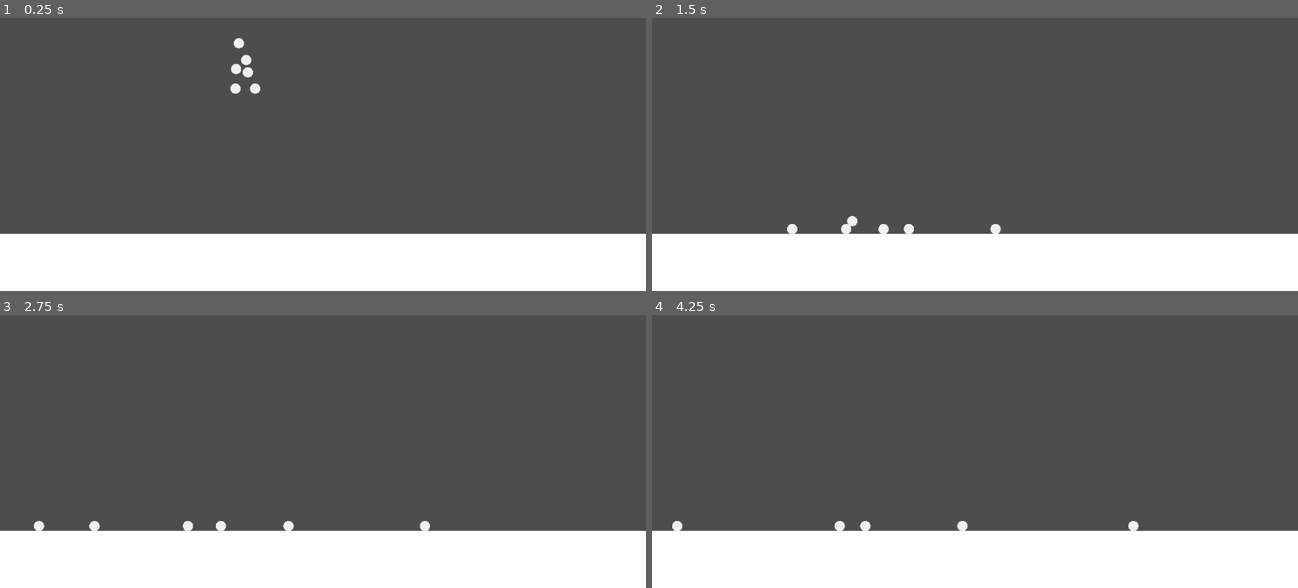
Above: before the commit, frames 1-4 (two rows, left to right).
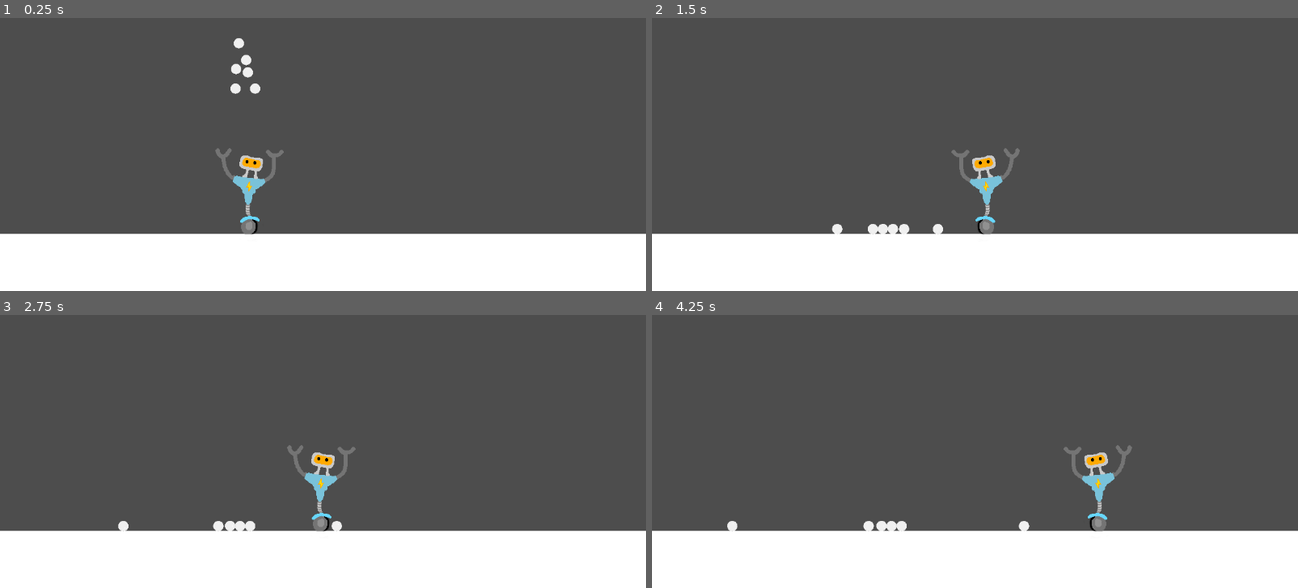
Above: after the commit, the same moments.

Repository: aeriab/collectorgame
Game: Godot game, scene res://game.tscn
Same seed, same stepped clock (60 frames per second), same inputs: the game is played once before the commit and once after it.
Inputs:
- Up to frame 1 (0.25 s): no input
- Up to frame 2 (1.5 s): hold Right (move_right, bound only after the commit) from 0.53 s (still down)
- Up to frame 3 (2.75 s): release Right (move_right, bound only after the commit) at 2.03 s; hold Left (move_left, bound only after the commit) from 2.03 s (still down)
- Up to frame 4 (4.25 s): release Left (move_left, bound only after the commit) at 2.78 s; hold Right (move_right, bound only after the commit) from 2.78 s (still down)

The runs differ from the first frame. In frame 1, 0.8% of the frame differs, in the area x 33-44%, y 23-80%; in frame 2, 1.3%; in frame 3, 1.4%, in the area x 5-67%, y 47-80%; in frame 4, 1.4%.

Commit message:
moving robot

Diff:
--- a/game.tscn
+++ b/game.tscn
@@ -1,10 +1,14 @@
-[gd_scene load_steps=4 format=3 uid="uid://bxh18be3ltwba"]
+[gd_scene load_steps=6 format=3 uid="uid://bxh18be3ltwba"]
 
 [ext_resource type="PackedScene" uid="uid://cnekgfju57wp5" path="res://ball.tscn" id="1_80nbo"]
+[ext_resource type="Texture2D" uid="uid://emsxc7axc1y4" path="res://PixelRobot.png" id="2_e2o6t"]
+[ext_resource type="Script" uid="uid://ddh1oqme01mty" path="res://player.gd" id="2_feb5d"]
 
 [sub_resource type="WorldBoundaryShape2D" id="WorldBoundaryShape2D_e2o6t"]
 
 [sub_resource type="CapsuleShape2D" id="CapsuleShape2D_80nbo"]
+radius = 55.0
+height = 140.0
 
 [node name="game" type="Node2D"]
 
@@ -12,6 +16,8 @@
 position = Vector2(0, -324)
 
 [node name="StaticBody2D-Ground" type="StaticBody2D" parent="."]
+collision_layer = 3
+collision_mask = 3
 
 [node name="CollisionShape2D" type="CollisionShape2D" parent="StaticBody2D-Ground"]
 position = Vector2(-759, -102)
@@ -41,8 +47,15 @@
 [node name="RigidBody2D6" parent="." instance=ExtResource("1_80nbo")]
 position = Vector2(-134, -419)
 
-[node name="CharacterBody2D" type="CharacterBody2D" parent="."]
+[node name="Player" type="CharacterBody2D" parent="."]
 position = Vector2(-132, -205)
+collision_layer = 2
+collision_mask = 2
+script = ExtResource("2_feb5d")
 
-[node name="CollisionShape2D" type="CollisionShape2D" parent="CharacterBody2D"]
+[node name="CollisionShape2D" type="CollisionShape2D" parent="Player"]
+position = Vector2(0, 8)
 shape = SubResource("CapsuleShape2D_80nbo")
+
+[node name="PixelRobotSprite" type="Sprite2D" parent="Player"]
+texture = ExtResource("2_e2o6t")
--- /dev/null
+++ b/player.gd
@@ -0,0 +1,27 @@
+extends CharacterBody2D
+
+const SPEED = 160.0
+var gravity = ProjectSettings.get_setting("physics/2d/default_gravity")
+@onready var pixel_robot_sprite = $PixelRobotSprite
+
+func _physics_process(delta):
+	# Add the gravity.
+	if not is_on_floor():
+		velocity.y += gravity * delta
+
+	# Get the input direction: -1, 0, 1
+	var direction = Input.get_axis("move_left", "move_right")
+
+	# Flip the Sprite
+	if direction > 0:
+		pixel_robot_sprite.flip_h = true
+	elif direction < 0:
+		pixel_robot_sprite.flip_h = false
+
+	# Apply movement
+	if direction:
+		velocity.x = direction * SPEED
+	else:
+		velocity.x = move_toward(velocity.x, 0, SPEED)
+
+	move_and_slide()
--- a/project.godot
+++ b/project.godot
@@ -19,7 +19,35 @@
 
 Global="*res://Global.gd"
 
+[input]
+
+move_left={
+"deadzone": 0.2,
+"events": [Object(InputEventKey,"resource_local_to_scene":false,"resource_name":"","device":-1,"window_id":0,"alt_pressed":false,"shift_pressed":false,"ctrl_pressed":false,"meta_pressed":false,"pressed":false,"keycode":0,"physical_keycode":4194319,"key_label":0,"unicode":0,"location":0,"echo":false,"script":null)
+, Object(InputEventKey,"resource_local_to_scene":false,"resource_name":"","device":-1,"window_id":0,"alt_pressed":false,"shift_pressed":false,"ctrl_pressed":false,"meta_pressed":false,"pressed":false,"keycode":0,"physical_keycode":65,"key_label":0,"unicode":97,"location":0,"echo":false,"script":null)
+]
+}
+move_right={
+"deadzone": 0.2,
+"events": [Object(InputEventKey,"resource_local_to_scene":false,"resource_name":"","device":-1,"window_id":0,"alt_pressed":false,"shift_pressed":false,"ctrl_pressed":false,"meta_pressed":false,"pressed":false,"keycode":0,"physical_keycode":4194321,"key_label":0,"unicode":0,"location":0,"echo":false,"script":null)
+, Object(InputEventKey,"resource_local_to_scene":false,"resource_name":"","device":-1,"window_id":0,"alt_pressed":false,"shift_pressed":false,"ctrl_pressed":false,"meta_pressed":false,"pressed":false,"keycode":0,"physical_keycode":68,"key_label":0,"unicode":100,"location":0,"echo":false,"script":null)
+]
+}
+rotate_clockwise={
+"deadzone": 0.2,
+"events": [Object(InputEventKey,"resource_local_to_scene":false,"resource_name":"","device":-1,"window_id":0,"alt_pressed":false,"shift_pressed":false,"ctrl_pressed":false,"meta_pressed":false,"pressed":false,"keycode":0,"physical_keycode":4194320,"key_label":0,"unicode":0,"location":0,"echo":false,"script":null)
+, Object(InputEventKey,"resource_local_to_scene":false,"resource_name":"","device":-1,"window_id":0,"alt_pressed":false,"shift_pressed":false,"ctrl_pressed":false,"meta_pressed":false,"pressed":false,"keycode":0,"physical_keycode":87,"key_label":0,"unicode":119,"location":0,"echo":false,"script":null)
+]
+}
+rotate_counter={
+"deadzone": 0.2,
+"events": [Object(InputEventKey,"resource_local_to_scene":false,"resource_name":"","device":-1,"window_id":0,"alt_pressed":false,"shift_pressed":false,"ctrl_pressed":false,"meta_pressed":false,"pressed":false,"keycode":0,"physical_keycode":4194322,"key_label":0,"unicode":0,"location":0,"echo":false,"script":null)
+, Object(InputEventKey,"resource_local_to_scene":false,"resource_name":"","device":-1,"window_id":0,"alt_pressed":false,"shift_pressed":false,"ctrl_pressed":false,"meta_pressed":false,"pressed":false,"keycode":0,"physical_keycode":83,"key_label":0,"unicode":115,"location":0,"echo":false,"script":null)
+]
+}
+
 [rendering]
 
+textures/canvas_textures/default_texture_filter=0
 renderer/rendering_method="gl_compatibility"
 renderer/rendering_method.mobile="gl_compatibility"
Binary file added: PixelRobot.png
Not shown, added: PixelRobot.png.import
Not shown, added: player.gd.uid
